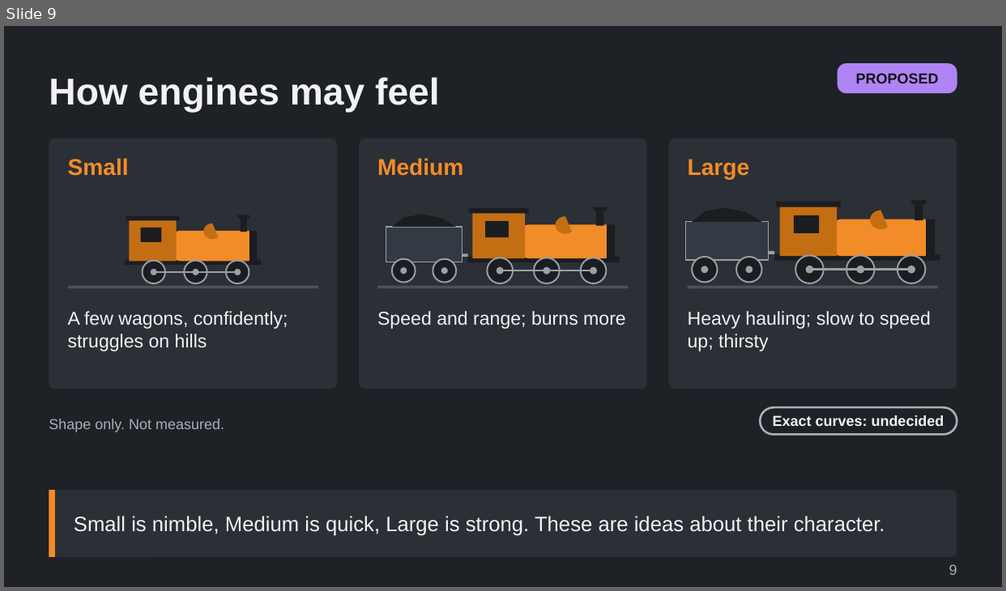
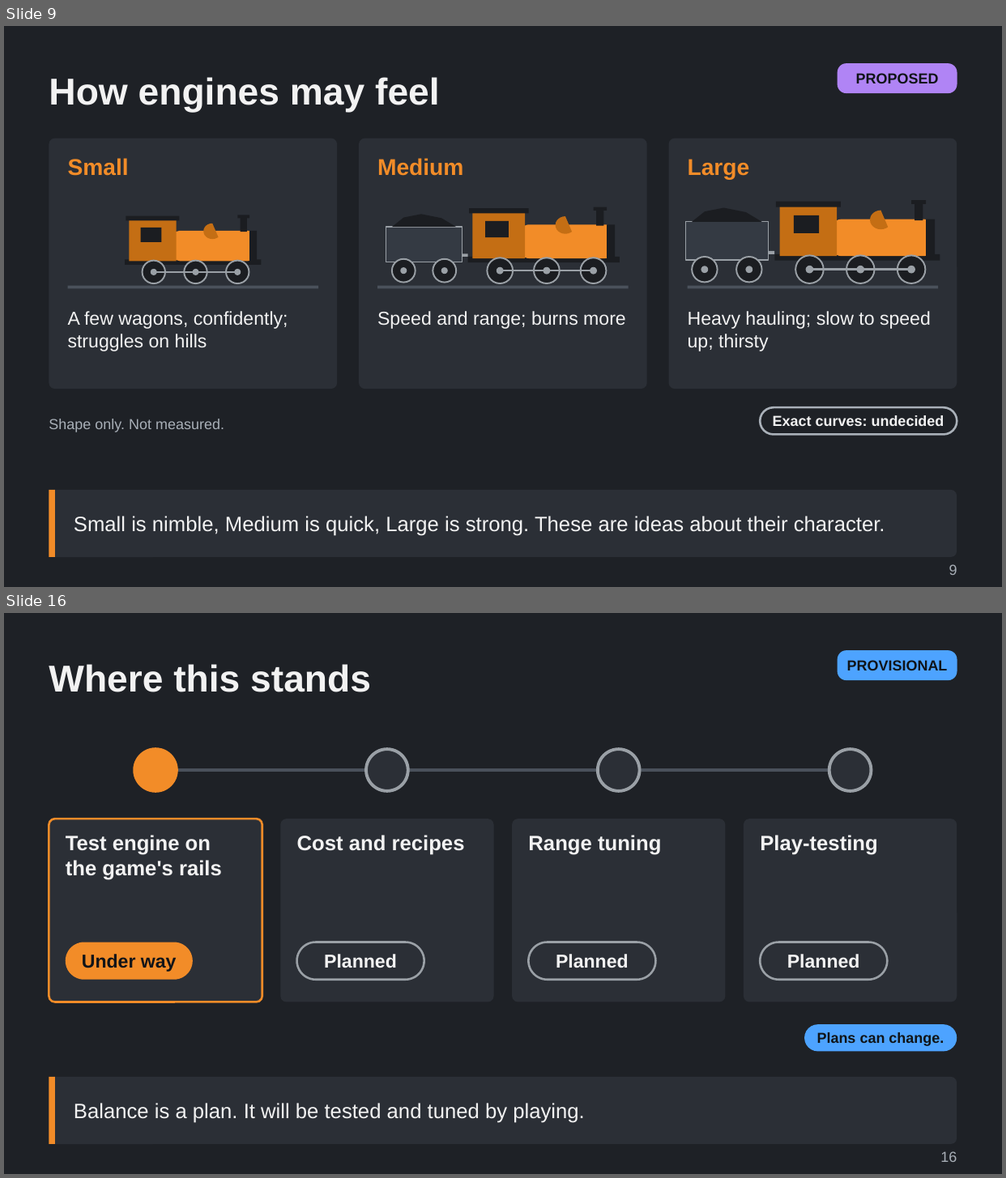
Before and after one commit to Tarenkookoo/Satisfactory---Early-Locomotion, a slide deck: Reporting/Claude Presents/Deck9_Balance/How_the_Mod_Is_Balanced_Explained.pptx. Shown one above the other, each under a label of ours: slide 9 before the commit, slides 9 and 16 after it; the slides between them are not shown. The pictures are 1006x591 and 1006x1178 pixels, drawn with LibreOffice and Linux fonts; fonts in the diff are those of the drawing. Boxes give left, top, right and bottom in pixels: in the first picture for what was removed or moved away, otherwise in the second. Text is boxed around its words. In the diff, an @@ line names an element or a change of style, - is before the commit and + after.

```diff
--- a/Reporting/Claude Presents/Deck9_Balance/How_the_Mod_Is_Balanced_Explained.pptx
+++ b/Reporting/Claude Presents/Deck9_Balance/How_the_Mod_Is_Balanced_Explained.pptx
@@ slide 16 added at (4, 613, 1002, 1174), background #1E2126 @@
@@ rounded rectangle added at (837, 650, 957, 680), fill #4DA3FF, 14 pt, text #101418, bold @@
+PROVISIONAL
@@ title added at (49, 664, 371, 692), 36 pt, text #F2F2F2, bold @@
+Where this stands
@@ group added at (135, 749, 872, 791): 4 ellipses, 1 line @@
@@ rounded rectangle added at (49, 819, 262, 1003), fill #2B2F36, outline #F28C28 2 pt @@
@@ rounded rectangle added at (280, 819, 493, 1003), fill #2B2F36 @@
@@ rounded rectangle added at (513, 819, 726, 1003), fill #2B2F36 @@
@@ rounded rectangle added at (744, 819, 957, 1003), fill #2B2F36 @@
@@ text added at (66, 835, 222, 880), 20 pt, text #F2F2F2, bold @@
+Test engine on the game's rails
@@ text added at (297, 835, 465, 855), 20 pt, text #F2F2F2, bold @@
+Cost and recipes
@@ text added at (528, 835, 661, 855), 20 pt, text #F2F2F2, bold @@
+Range tuning
@@ text added at (760, 835, 878, 855), 20 pt, text #F2F2F2, bold @@
+Play-testing
@@ rounded rectangle added at (66, 943, 193, 980), fill #F28C28, 18 pt, text #101418, bold @@
+Under way
@@ rounded rectangle added at (296, 943, 424, 980), outline #9AA0A6 2 pt, 18 pt, text #F2F2F2, bold @@
+Planned
@@ rounded rectangle added at (529, 943, 656, 980), outline #9AA0A6 2 pt, 18 pt, text #F2F2F2, bold @@
+Planned
@@ rounded rectangle added at (760, 943, 888, 980), outline #9AA0A6 2 pt, 18 pt, text #F2F2F2, bold @@
+Planned
@@ rounded rectangle added at (804, 1024, 957, 1052), fill #4DA3FF, 14 pt, text #101418, bold @@
+Plans can change.
@@ rounded rectangle added at (49, 1077, 957, 1144), fill #2B2F36 @@
@@ rectangle added at (49, 1077, 55, 1144), fill #F28C28 @@
@@ text added at (74, 1103, 585, 1123), 20 pt, text #F2F2F2 @@
+Balance is a plan. It will be tested and tuned by playing.
@@ text added at (940, 1152, 957, 1162), 14 pt, text #A9B0B8 @@
+16
```
Also in this commit, not shown: 8 other slides added, 3 other files.
